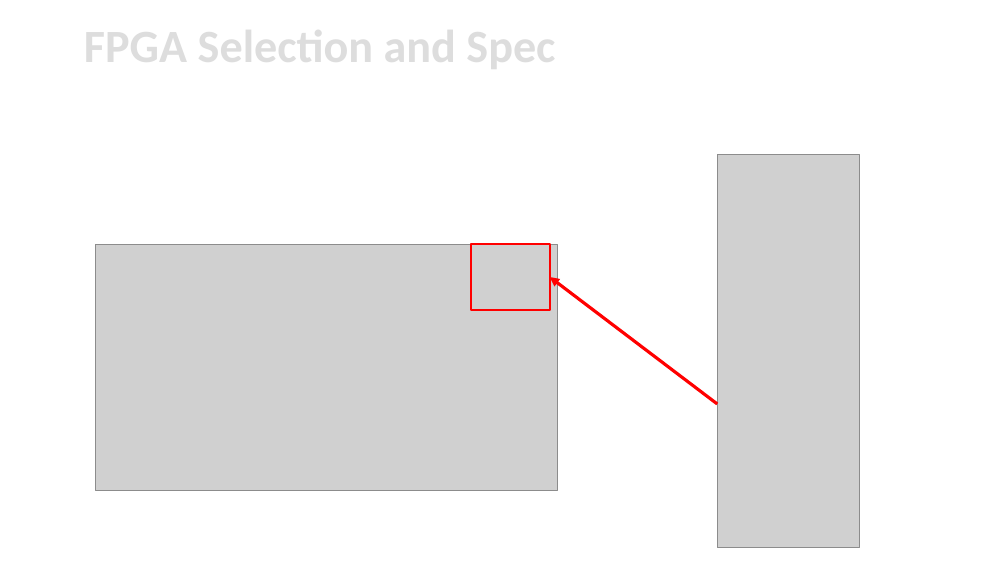
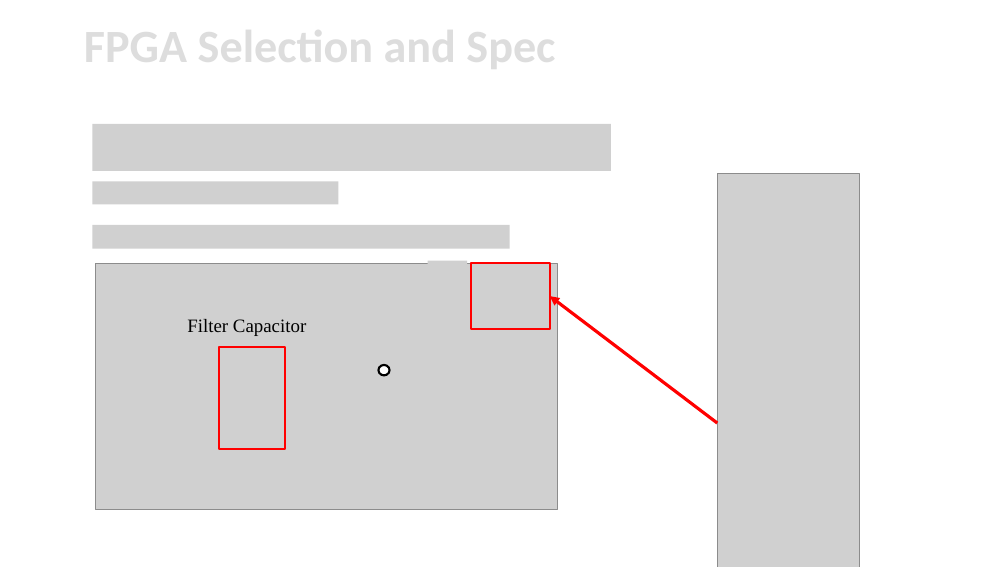
Before and after one commit to ukp66482/RISC-V_MCU-on-Nexys-FPGA, a slide deck: slide 4 of Intro/RISCV-MCU.pptx. Drawn at 1008x567 pixels with LibreOffice and Linux fonts; fonts in the diff are those of the drawing; grey boxes stand for pictures; background and template pictures are left out. Boxes give left, top, right and bottom in pixels: in the first picture for what was removed or moved away, otherwise in the second. Text is boxed around its words. In the diff, an @@ line names an element or a change of style, - is before the commit and + after.

```diff
--- a/Intro/RISCV-MCU.pptx
+++ b/Intro/RISCV-MCU.pptx
@@ picture added at <box>92,124,611,171</box> @@
@@ picture added at <box>92,181,338,204</box> @@
@@ picture added at <box>92,225,510,249</box> @@
@@ picture added at <box>428,261,468,284</box> @@
@@ 2 pictures, 1 rectangle, 1 arrow: place and size @@
-2 pictures, 1 rectangle, 1 arrow at <box>95,154,859,548</box>
+2 pictures, 1 rectangle, 1 arrow at <box>95,173,859,567</box>
@@ text added at <box>187,319,306,336</box>, 18 pt, text #000000 @@
+Filter Capacitor
@@ rectangle added at <box>219,347,286,449</box>, outline #FF0000 2 pt @@
@@ picture added at <box>389,355,430,377</box> @@
@@ ellipse added at <box>379,365,390,376</box>, fill #FFFFFF, outline #000000 2 pt @@
```
Also in this commit, not shown: 2 other slides changed, 4 slides added, 2 slides removed.
